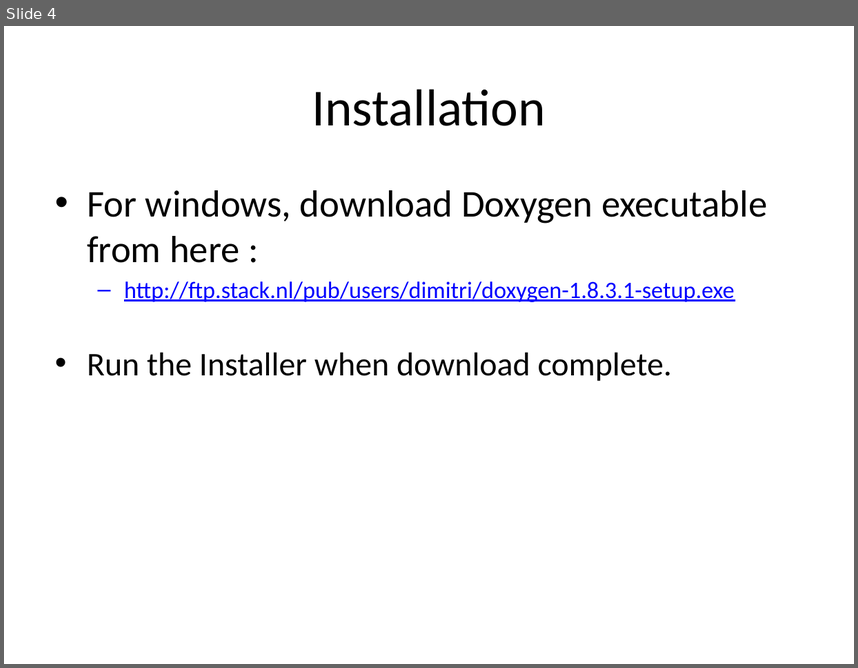
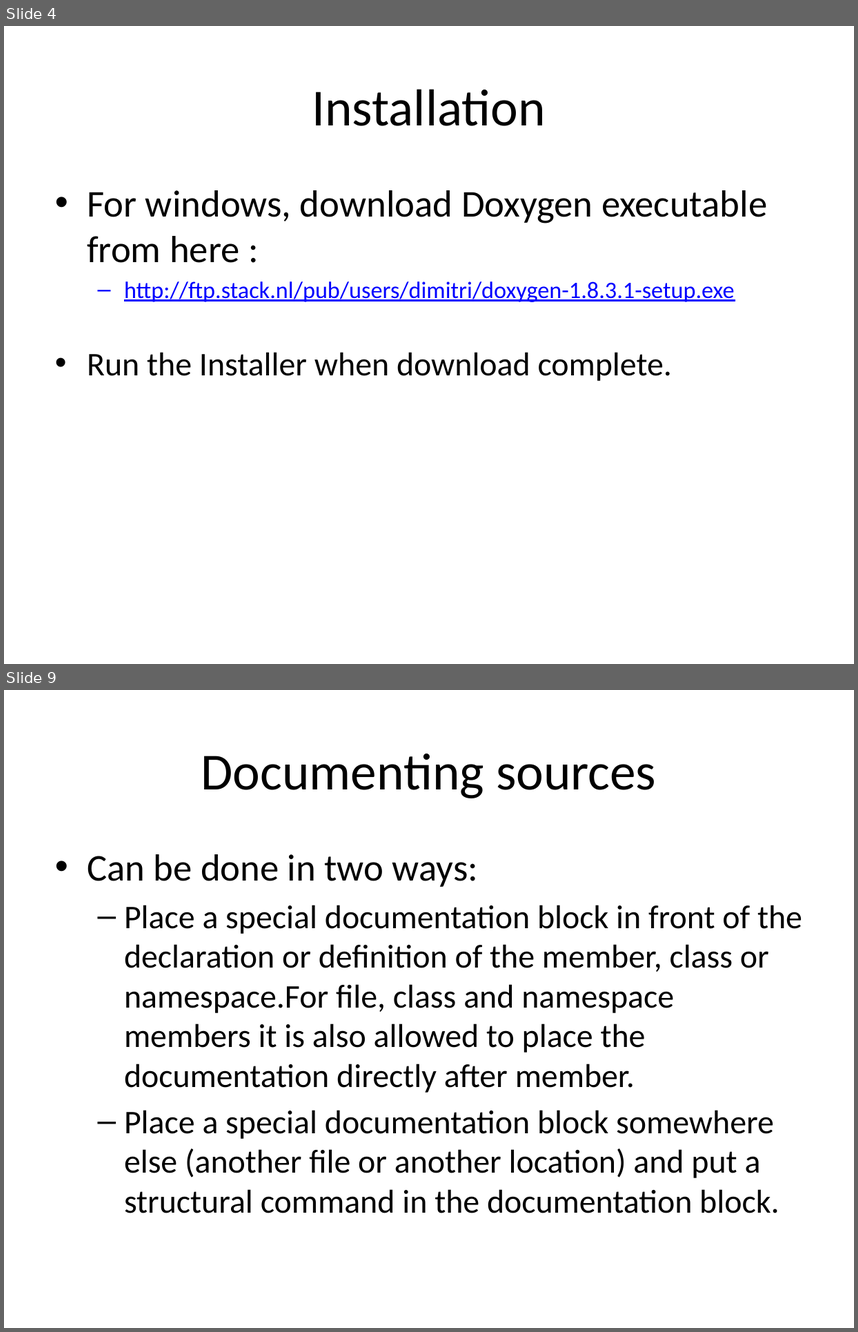
Before and after one commit to rongpt/trygit, a slide deck: Doxygen.pptx. Shown one above the other, each under a label of ours: slide 4 before the commit, slides 4 and 9 after it; the slides between them are not shown. The pictures are 858x668 and 858x1332 pixels, drawn with LibreOffice and Linux fonts; fonts in the diff are those of the drawing. Boxes give left, top, right and bottom in pixels: in the first picture for what was removed or moved away, otherwise in the second. Text is boxed around its words. In the diff, an @@ line names an element or a change of style, - is before the commit and + after.

Commit message:
ppt 2 commit

```diff
--- a/Doxygen.pptx
+++ b/Doxygen.pptx
@@ slide 9 added at <box>4,690,854,1328</box>, background #FFFFFF @@
@@ title added at <box>201,753,656,798</box>, 44 pt, text #000000 @@
+Documenting sources
@@ text added at <box>87,854,802,1213</box>, 28 pt, text #000000 @@
+• Can be done in two ways:
+  – Place a special documentation block in front of the declaration or definition of the member, class or namespace.For file, class and namespace members it is also allowed to place the documentation directly after member.
+  – Place a special documentation block somewhere else (another file or another location) and put a structural command in the documentation block.
```
Also in this commit, not shown: 6 other slides added.
